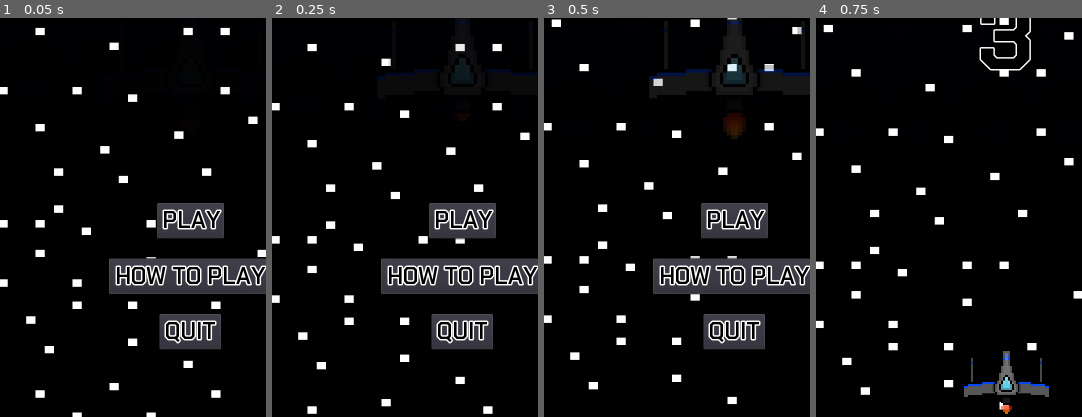
Above: before the commit, frames 1-4 (left to right).
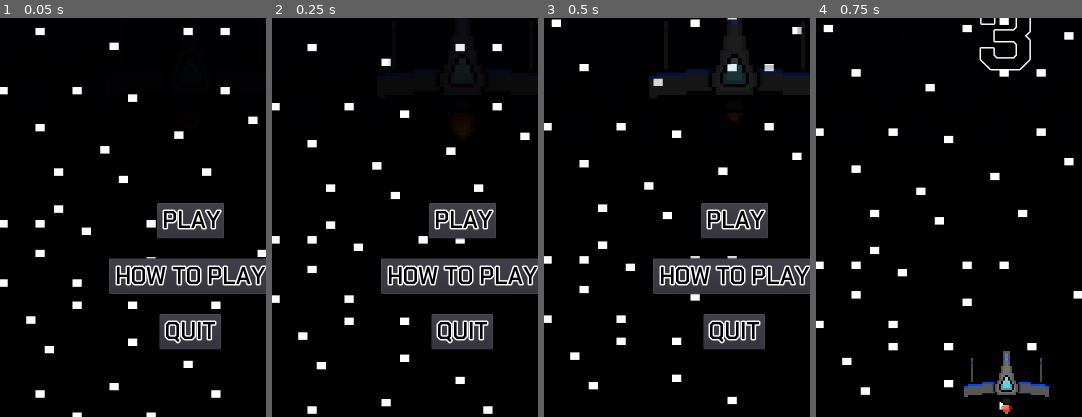
Above: after the commit, the same moments.

Repository: Cecilist/Final-BossFightBulletShooter
Game: Godot game, scene res://src/Menu/MainMenu.tscn
Same seed, same stepped clock (60 frames per second), same inputs: the game is played once before the commit and once after it.
Inputs:
- Up to frame 1 (0.05 s): no input
- Up to frame 2 (0.25 s): no input
- Up to frame 3 (0.5 s): no input
- Up to frame 4 (0.75 s): click "PLAY" at 0.5 s
The pictures show only the part of the screen within x 14-64%, y 48-98%; the shares and areas given below are measured in that part.

Frame 1 is identical in both runs. In frame 2, less than 0.1% of the frame differs, in the area x 70-73%, y 25-29%; in frame 3, 0.3%, in the area x 67-76%, y 24-31%; in frame 4, nothing differs.

Commit message:
added game_paused = false to on_ToMenuButton_pressed() function

Diff:
--- a/project/src/Level/Level.gd
+++ b/project/src/Level/Level.gd
@@ -173,6 +173,7 @@
 func _on_ToMenuButton_pressed() -> void:
 	if won_game == true || game_over == true:
 		var _ignored = get_tree().change_scene("res://src/Menu/MainMenu.tscn")
+	game_paused = false
 
 
 # Quits the game
--- a/project/src/Menu/MainMenu.tscn
+++ b/project/src/Menu/MainMenu.tscn
@@ -91,7 +91,7 @@
 scale = Vector2( 0.5, 0.5 )
 frames = SubResource( 2 )
 animation = "flying"
-frame = 3
+frame = 1
 playing = true
 
 [node name="PlayButton" type="Button" parent="."]
